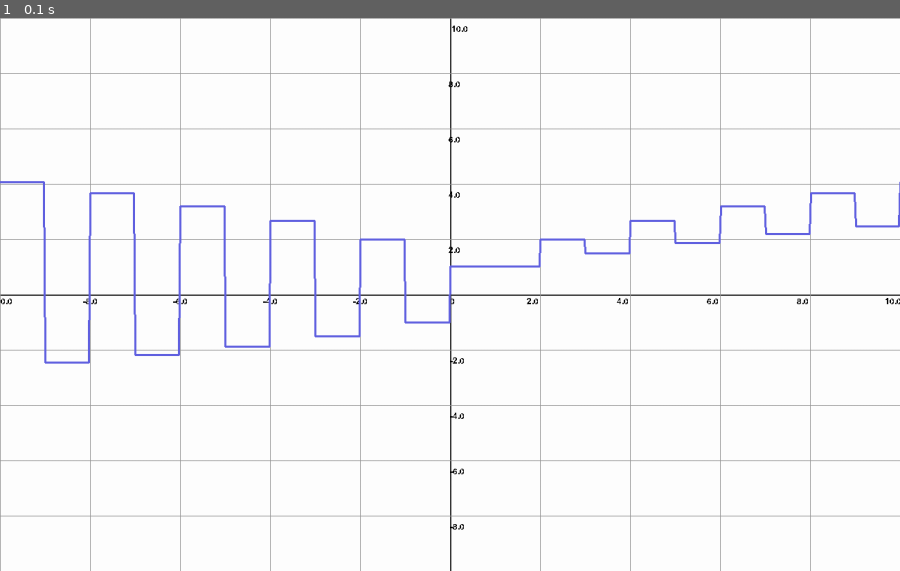
Above: before the commit, frame 1.
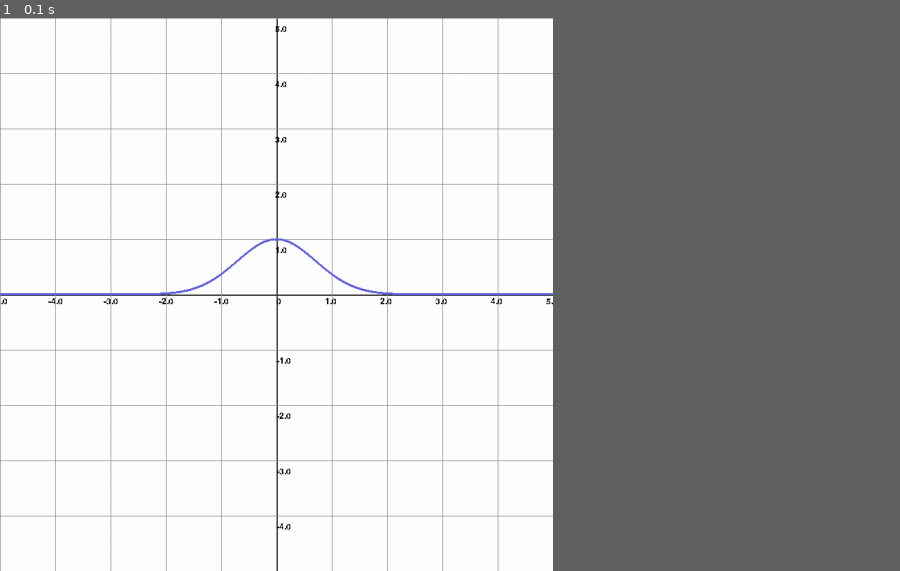
Above: after the commit, the same moment.

Repository: mickaelrei/pygame
Game: pygame game, started from graph.py
Two runs of this game, one before a commit and one after it. Both use one fixed random seed, a clock stepped at 60 frames per second and the inputs below.
Inputs:
- Up to frame 1 (0.1 s): no input
The window is 900x553 before the commit and 553x553 after it. Grey fills any space a smaller window leaves; there, only what the larger window draws over its background counts as a difference.

The runs differ from the first frame. In frame 1, 5.2% of the frame differs, in the area x 0-100%, y 0-100%.

Commit message:
fixed grid sub-lines in graph

Diff:
--- a/graph.py
+++ b/graph.py
@@ -7,7 +7,7 @@
 from time import time
 
 pygame.init()
-WIDTH = 1300
+WIDTH = 800
 HEIGHT = 800
 window = pygame.display.set_mode((WIDTH, HEIGHT))
 clock = pygame.time.Clock()
@@ -19,37 +19,8 @@
 BLUE = (0, 0, 255)
 GREEN = (0, 255, 0)
 
-# Store previous results to prevent reaching max recursion depth
-l = {}
-
-def unfactorial(x):
-    if -1 < x < 1:
-        return 1
-    if l.get(x):
-        return l[x]
-
-    if x > 0:
-        res = x / unfactorial(x - 1)
-    else:
-        res = x / unfactorial(x + 1)
-    l[x] = res
-    return res
-
-def factorial(x):
-    if -1 < x < 1:
-        return 1
-    if l.get(x):
-        return l[x]
-
-    if x > 0:
-        res = x * factorial(x - 1)
-    else:
-        res = x * factorial(x + 1)
-    l[x] = res
-    return res
-
 def f(x: float) -> float:
-    return unfactorial(math.floor(x))
+    return math.exp(-x**2)
 
 def map(n, start1, stop1, start2, stop2):
     return (n - start1) / (stop1 - start1) * (stop2 - start2) + start2
@@ -70,13 +41,11 @@
     surface.blit(textSurface, [pos.x + (textRect.width/2) * centerX, pos.y + (textRect.height/2) * centerY])
 
 # Graph info
-graphStartX = -100
-graphEndX = 100
 pointColor = (97, 97, 225)
 pointWidth = 3
 axisColor = (50, 50, 50)
 axisWidth = 2
-numsOnAxes = 5
+numsOnAxes = 10
 numsOffset = Vector2(-10, 10)
 numsDecimalDigits = 2
 numsAxisColor = (150, 150, 150)
@@ -92,7 +61,7 @@
 # States
 mouseDown = False
 drawLines = True
-numPoints = 1000
+numPoints = 5000
 
 while True:
     mouseX = pygame.mouse.get_pos()[0]
@@ -115,53 +84,51 @@
     window.fill(WHITE)
 
     # Calculate plane offset
-    planeOffset = Vector2(graphOffset.x/WIDTH * graphDimension * 2, graphOffset.y/HEIGHT * graphDimension * 2)
+    planeOffset = Vector2(graphOffset.x/WIDTH * graphDimension, graphOffset.y/HEIGHT * graphDimension)
 
     # Draw axes
     pygame.draw.line(window, axisColor, (0, HEIGHT/2 + graphOffset.y), (WIDTH, HEIGHT/2 + graphOffset.y), axisWidth)
     pygame.draw.line(window, axisColor, (WIDTH/2 + graphOffset.x, 0), (WIDTH/2 + graphOffset.x, HEIGHT), axisWidth)
 
-    # Draw number points
-    # Start with the middle zero
+    # Draw zero on origin
     drawText("0", Vector2(WIDTH/2 + numsOffset.x + graphOffset.x, HEIGHT/2 + numsOffset.y + graphOffset.y), centerX=3, centerY=-1)
 
-    # Do on X and Y axis, up and down
-    for i in range(numsOnAxes):
-        # Calculate numbers and positions
-        # Left
-        numLeft = round(-graphDimension + graphDimension/numsOnAxes * i, numsDecimalDigits) # + planeOffset.x
-        xLeft = map(i, 0, numsOnAxes, 0, WIDTH/2)
+    # Grid lines on X axis
+    minX = int(-graphOffset.x) // int(WIDTH / numsOnAxes)
+    for i in range(minX, minX + numsOnAxes + 1):
+        if i == numsOnAxes / 2: continue
 
-        # Right
-        numRight = round(graphDimension - graphDimension/numsOnAxes * i, numsDecimalDigits) # + planeOffset.x
-        xRight = map(i, 0, numsOnAxes, WIDTH, WIDTH/2)
+        # Calculate number and position
+        numX = round(-graphDimension / 2 + graphDimension/numsOnAxes * i, numsDecimalDigits)
+        posX = map(i, 0, numsOnAxes, 0, WIDTH)
 
-        # Up
-        numUp = round(graphDimension - graphDimension/numsOnAxes * i, numsDecimalDigits) # + planeOffset.y
-        yUp = map(i, 0, numsOnAxes, 0, HEIGHT/2)
+        # Draw horizontal line
+        pygame.draw.line(window, numsAxisColor, (posX + graphOffset.x, 0), (posX + graphOffset.x, HEIGHT), numsAxisWidth)
 
-        # Down
-        numDown = round(-graphDimension + graphDimension/numsOnAxes * i, numsDecimalDigits) # + planeOffset.y
-        yDown = map(i, 0, numsOnAxes, HEIGHT, HEIGHT/2)
+        # Draw the number on axis
+        drawText(str(numX), Vector2(posX + numsOffset.x + graphOffset.x, HEIGHT/2 + numsOffset.y + graphOffset.y), centerY=-1, centerX=0)
 
-        # Draw horizontal and vertical lines
-        pygame.draw.line(window, numsAxisColor, (xLeft + graphOffset.x, 0), (xLeft + graphOffset.x, HEIGHT), numsAxisWidth)
-        pygame.draw.line(window, numsAxisColor, (xRight + graphOffset.x, 0), (xRight + graphOffset.x, HEIGHT), numsAxisWidth)
-        pygame.draw.line(window, numsAxisColor, (0, yUp + graphOffset.y), (WIDTH, yUp + graphOffset.y), numsAxisWidth)
-        pygame.draw.line(window, numsAxisColor, (0, yDown + graphOffset.y), (WIDTH, yDown + graphOffset.y), numsAxisWidth)
+    # Grid lines on Y axis
+    minY = int(graphOffset.y) // int(HEIGHT / numsOnAxes) + 1
+    for i in range(minY, minY + numsOnAxes + 1):
+        if i == numsOnAxes / 2: continue
 
-        # Draw the numbers on axes
-        drawText(str(numLeft), Vector2(xLeft + numsOffset.x + graphOffset.x, HEIGHT/2 + numsOffset.y + graphOffset.y), centerY=-1, centerX=0)
-        drawText(str(numRight), Vector2(xRight + numsOffset.x + graphOffset.x, HEIGHT/2 + numsOffset.y + graphOffset.y), centerY=-1, centerX=-1)
-        drawText(str(numUp), Vector2(WIDTH/2 + numsOffset.x + graphOffset.x, yUp + numsOffset.y + graphOffset.y), centerY=0, centerX=1)
-        drawText(str(numDown), Vector2(WIDTH/2 + numsOffset.x + graphOffset.x, yDown + numsOffset.y + graphOffset.y), centerY=0, centerX=1)
+        # Calculate number and position
+        numY = round(-graphDimension / 2 + graphDimension/numsOnAxes * i, numsDecimalDigits)
+        posY = map(i, 0, numsOnAxes, HEIGHT, 0)
+
+        # Draw vertical line
+        pygame.draw.line(window, numsAxisColor, (0, posY + graphOffset.y), (WIDTH, posY + graphOffset.y), numsAxisWidth)
+
+        # Draw the number on axis
+        drawText(str(numY), Vector2(WIDTH/2 + numsOffset.x + graphOffset.x, posY + numsOffset.y + graphOffset.y), centerY=0, centerX=1)
 
     # Calculate all points
     points: list = []
     for i in range(numPoints):
-        x = map(i, 0, numPoints-1, -graphDimension - planeOffset.x, graphDimension - planeOffset.x)
+        x = map(i, 0, numPoints-1, -graphDimension * 0.5 - planeOffset.x, graphDimension * 0.5 - planeOffset.x)
         try:
-            y = f(x)
+            y = float(f(x))
         except:
             continue
 
@@ -172,17 +139,17 @@
         point1 = points[i]
         point2 = points[i+1]
 
-        x1 = map(point1.x, -graphDimension, graphDimension, 0, WIDTH)
-        y1 = map(point1.y, -graphDimension, graphDimension, HEIGHT, 0)
+        x1 = map(point1.x, -graphDimension * 0.5, graphDimension * 0.5, 0, WIDTH)
+        y1 = map(point1.y, -graphDimension * 0.5, graphDimension * 0.5, HEIGHT, 0)
 
-        x2 = map(point2.x, -graphDimension, graphDimension, 0, WIDTH)
-        y2 = map(point2.y, -graphDimension, graphDimension, HEIGHT, 0)
+        x2 = map(point2.x, -graphDimension * 0.5, graphDimension * 0.5, 0, WIDTH)
+        y2 = map(point2.y, -graphDimension * 0.5, graphDimension * 0.5, HEIGHT, 0)
 
         if drawLines:
             if Vector2(x1, y1).distance_to(Vector2(x2, y2)) < 1e4:
                 pygame.draw.line(window, pointColor, (x1 + graphOffset.x, y1 + graphOffset.y), (x2 + graphOffset.x, y2 + graphOffset.y), pointWidth)
         else:
-            pygame.draw.circle(window, pointColor, (x1 + graphOffset.x, y1 + graphOffset.y), pointWidth)
+            pygame.draw.circle(window, pointColor, (x1 + graphOffset.x, y1 + graphOffset.y), pointWidth / 2)
 
     pygame.display.update()
     clock.tick(FPS)
